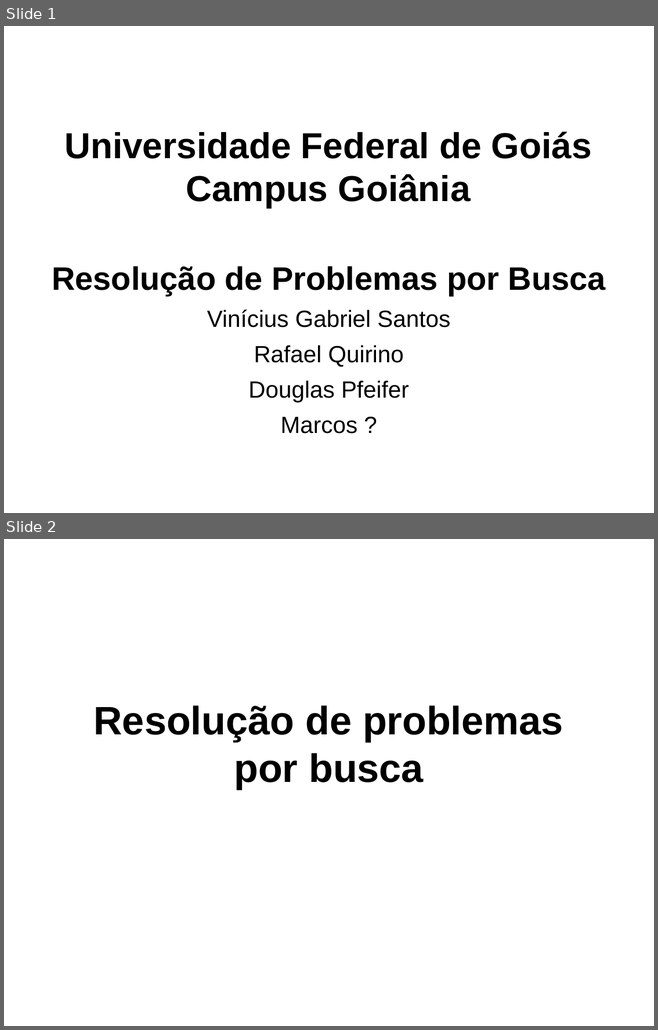
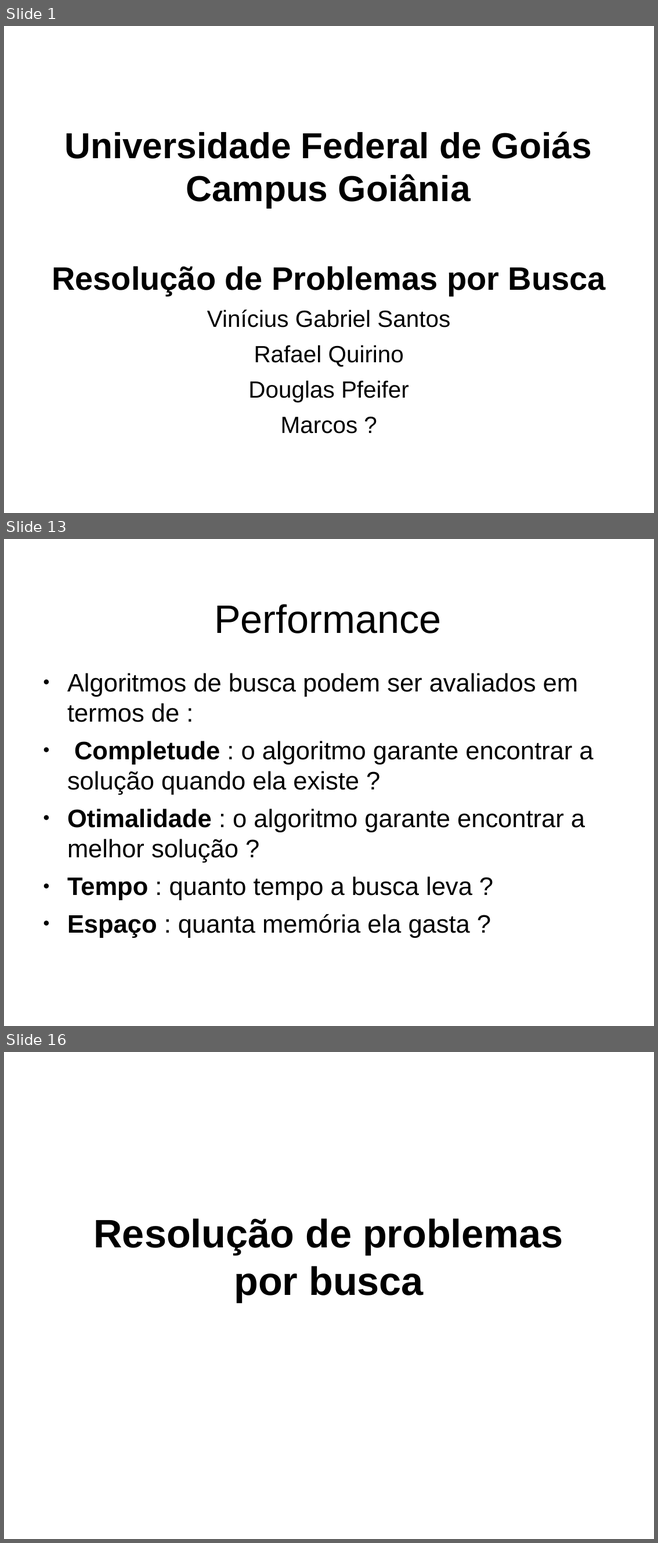
Before and after one commit to RafaelQuirino/SearchingProblems, a slide deck: slides.odp. Shown one above the other, each under a label of ours: slides 1 and 2 before the commit, slides 1, 13 and 16 after it; the slides between them are not shown. The pictures are 658x1030 and 658x1543 pixels, drawn with LibreOffice and Linux fonts; fonts in the diff are those of the drawing; background and template pictures are left out. Boxes give left, top, right and bottom in pixels: in the first picture for what was removed or moved away, otherwise in the second. Text is boxed around its words. In the diff, an @@ line names an element or a change of style, - is before the commit and + after.

```diff
--- a/slides.odp
+++ b/slides.odp
@@ slide 13 added at bbox=[4, 539, 654, 1026], background picture (left out) @@
@@ title added at bbox=[214, 604, 441, 634], 44 pt, text #000000 @@
+Performance
@@ text added at bbox=[67, 673, 593, 938], 28 pt, text #000000 @@
+● Algoritmos de busca podem ser avaliados em termos de :
+● Completude : o algoritmo garante encontrar a solução quando ela existe ?
+● Otimalidade : o algoritmo garante encontrar a melhor solução ?
+● Tempo : quanto tempo a busca leva ?
+● Espaço : quanta memória ela gasta ?
@@ what was slide 2 is now slide 16 @@
```
Also in this commit, not shown: 13 other slides added, 5 other files.
